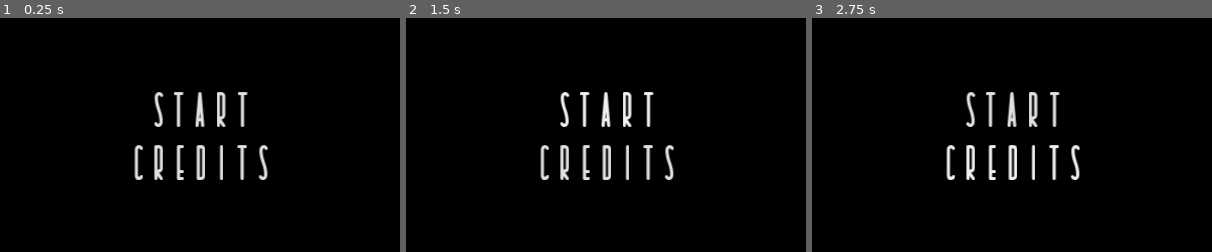
Above: before the commit, frames 1-3 (left to right).
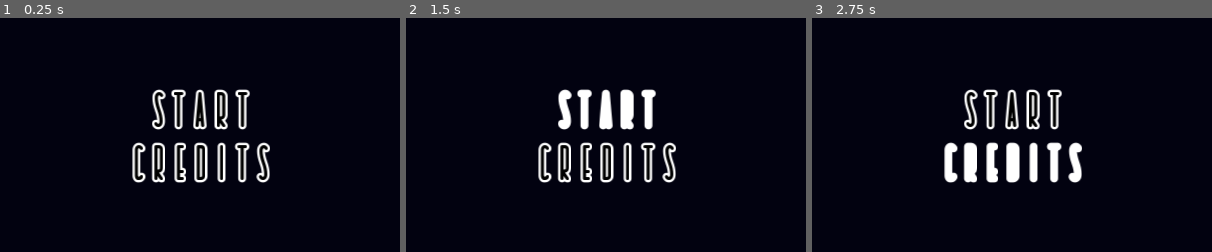
Above: after the commit, the same moments.

Repository: farmdogsdev/godot-jam
Game: Godot game, scene res://resources/TitleScreen.tscn
The game is run twice, just before and just after one commit, with the same random seed, the same clock (stepped at 60 frames per second) and the same inputs. This scene is started directly instead of the project's main scene.
Inputs:
- Up to frame 1 (0.25 s): no input
- Up to frame 2 (1.5 s): click "Start" at 0.5 s; click "Start" at 1.25 s
- Up to frame 3 (2.75 s): click "Credits" at 2 s
The pictures show only the part of the screen within x 25-75%, y 20-70%; the shares and areas given below are measured in that part.

The runs differ from the first frame. In frame 1, 5.8% of the frame differs, in the area x 33-68%, y 30-71%; in frame 2, 5.4%; in frame 3, 5.4%.

Commit message:
made credits screen, adjusted title screen

Diff:
--- /dev/null
+++ b/resources/CreditsScreen.tscn
@@ -0,0 +1,85 @@
+[gd_scene load_steps=10 format=2]
+
+[ext_resource path="res://assets/bodrum-font/Bodrum-JzRm.ttf" type="DynamicFontData" id=1]
+
+[sub_resource type="DynamicFont" id=1]
+size = 50
+use_filter = true
+font_data = ExtResource( 1 )
+
+[sub_resource type="DynamicFont" id=2]
+size = 58
+use_filter = true
+font_data = ExtResource( 1 )
+
+[sub_resource type="DynamicFont" id=3]
+size = 65
+outline_size = 3
+use_filter = true
+font_data = ExtResource( 1 )
+
+[sub_resource type="StyleBoxEmpty" id=4]
+
+[sub_resource type="StyleBoxEmpty" id=5]
+
+[sub_resource type="StyleBoxEmpty" id=6]
+
+[sub_resource type="StyleBoxEmpty" id=7]
+
+[sub_resource type="StyleBoxEmpty" id=8]
+
+[node name="CreditsScreen" type="ColorRect"]
+anchor_right = 1.0
+anchor_bottom = 1.0
+color = Color( 0.00784314, 0.00784314, 0.0627451, 1 )
+
+[node name="Label" type="Label" parent="."]
+visible = false
+margin_right = 40.0
+margin_bottom = 14.0
+custom_fonts/font = SubResource( 1 )
+text = "Sound Design and Music  Even
+Programming & Game Deisgn - kraken & thunderbird 007
+Art & Programming - farmdogs"
+
+[node name="RichTextLabel" type="RichTextLabel" parent="."]
+anchor_right = 1.0
+anchor_bottom = 1.0
+custom_fonts/normal_font = SubResource( 2 )
+bbcode_enabled = true
+bbcode_text = "[center][color=green]Sound Design and Music[/color]
+Even
+
+[color=green]Programming and Game Design[/color]
+ kraken
+ thunderbird 007
+
+[color=green]Art and Programming[/color]
+ farmdogs[/center]"
+text = "Sound Design and Music
+Even
+
+Programming and Game Design
+ kraken
+ thunderbird 007
+
+Art and Programming
+ farmdogs"
+
+[node name="Back" type="Button" parent="."]
+anchor_left = 0.5
+anchor_top = 1.0
+anchor_right = 0.5
+anchor_bottom = 1.0
+margin_left = -351.5
+margin_top = -65.0
+margin_right = 351.5
+custom_colors/font_color = Color( 0, 0, 0, 1 )
+custom_colors/font_color_hover = Color( 1, 1, 1, 1 )
+custom_fonts/font = SubResource( 3 )
+custom_styles/hover = SubResource( 4 )
+custom_styles/pressed = SubResource( 5 )
+custom_styles/focus = SubResource( 6 )
+custom_styles/disabled = SubResource( 7 )
+custom_styles/normal = SubResource( 8 )
+text = "Back"
--- a/resources/TestScene.tscn
+++ b/resources/TestScene.tscn
@@ -25,5 +25,5 @@
 limit_top = 0
 limit_bottom = 0
 
-[node name="Node2D" parent="." instance=ExtResource( 3 )]
+[node name="Rock" parent="." instance=ExtResource( 3 )]
 position = Vector2( 502, 517 )
--- a/resources/TitleScreen.tscn
+++ b/resources/TitleScreen.tscn
@@ -5,6 +5,7 @@
 
 [sub_resource type="DynamicFont" id=1]
 size = 65
+outline_size = 3
 use_filter = true
 font_data = ExtResource( 1 )
 
@@ -21,7 +22,7 @@
 [node name="TitleScreen" type="ColorRect"]
 anchor_right = 1.0
 anchor_bottom = 1.0
-color = Color( 0, 0, 0, 1 )
+color = Color( 0.00784314, 0.00784314, 0.0627451, 1 )
 
 [node name="VBoxContainer" type="VBoxContainer" parent="."]
 anchor_right = 1.0
@@ -45,6 +46,8 @@
 [node name="Start" type="Button" parent="VBoxContainer2"]
 margin_right = 703.0
 margin_bottom = 65.0
+custom_colors/font_color = Color( 0, 0, 0, 1 )
+custom_colors/font_color_hover = Color( 1, 1, 1, 1 )
 custom_fonts/font = SubResource( 1 )
 custom_styles/hover = SubResource( 2 )
 custom_styles/pressed = SubResource( 3 )
@@ -57,6 +60,8 @@
 margin_top = 69.0
 margin_right = 703.0
 margin_bottom = 134.0
+custom_colors/font_color = Color( 0, 0, 0, 1 )
+custom_colors/font_color_hover = Color( 1, 1, 1, 1 )
 custom_fonts/font = SubResource( 1 )
 custom_styles/hover = SubResource( 2 )
 custom_styles/pressed = SubResource( 3 )
